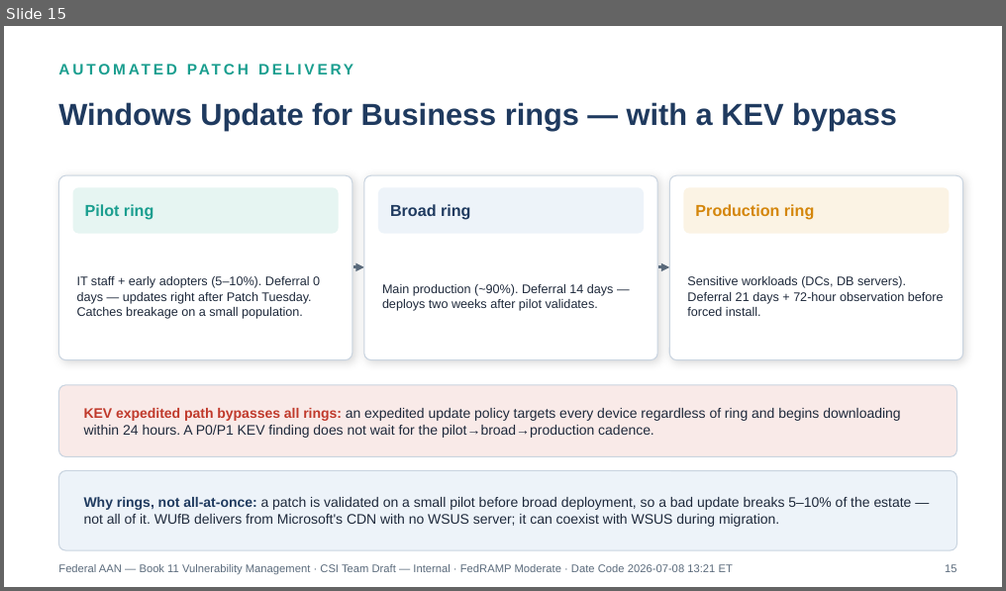
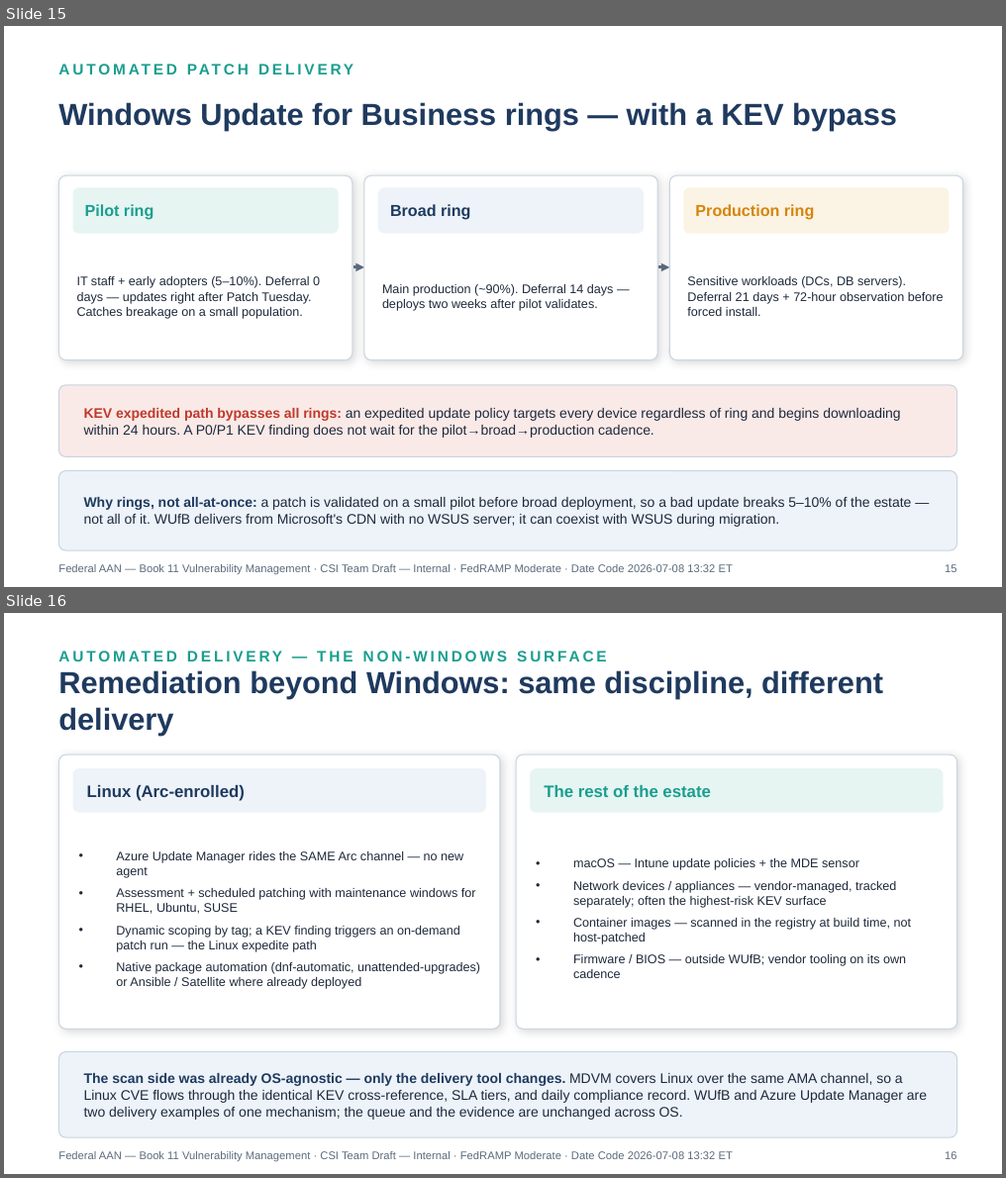
Before and after one commit to WhalerMike/uiao, a slide deck: inbox/Application Aware Networking/Book_11_FedAAN_Vulnerability_Management.pptx. Shown one above the other, each under a label of ours: slide 15 before the commit, slides 15 and 16 after it. The pictures are 1006x591 and 1006x1178 pixels, drawn with LibreOffice and Linux fonts; fonts in the diff are those of the drawing. Boxes give left, top, right and bottom in pixels: in the first picture for what was removed or moved away, otherwise in the second. Text is boxed around its words. In the diff, an @@ line names an element or a change of style, - is before the commit and + after.

```diff
--- a/inbox/Application Aware Networking/Book_11_FedAAN_Vulnerability_Management.pptx
+++ b/inbox/Application Aware Networking/Book_11_FedAAN_Vulnerability_Management.pptx
@@ slide 16 added at (4, 613, 1002, 1174), background #FFFFFF @@
@@ text added at (58, 641, 957, 670), 11 pt, text #1A9E8F, bold @@
+AUTOMATED DELIVERY — THE NON-WINDOWS SURFACE
@@ text added at (58, 670, 883, 736), 22 pt, text #1F3A5F, bold @@
+Remediation beyond Windows: same discipline, different delivery
@@ rounded rectangle added at (58, 755, 500, 1029), fill #FFFFFF, outline #C9D4E0 0.75 pt @@
@@ rounded rectangle added at (516, 755, 957, 1029), fill #FFFFFF, outline #C9D4E0 0.75 pt @@
@@ rounded rectangle added at (73, 768, 486, 813), fill #EDF3F9 @@
@@ text added at (87, 785, 245, 801), 12 pt, text #1F3A5F, bold @@
+Linux (Arc-enrolled)
@@ rounded rectangle added at (530, 768, 944, 813), fill #E6F5F2 @@
@@ text added at (544, 785, 710, 797), 12 pt, text #1A9E8F, bold @@
+The rest of the estate
@@ text added at (116, 852, 480, 989), 9 pt, text #1E293B @@
+• Azure Update Manager rides the SAME Arc channel — no new agent
+• Assessment + scheduled patching with maintenance windows for RHEL, Ubuntu, SUSE
+• Dynamic scoping by tag; a KEV finding triggers an on-demand patch run — the Linux expedite path
+• Native package automation (dnf-automatic, unattended-upgrades) or Ansible / Satellite where already deployed
@@ text added at (573, 859, 912, 978), 9 pt, text #1E293B @@
+• macOS — Intune update policies + the MDE sensor
+• Network devices / appliances — vendor-managed, tracked separately; often the highest-risk KEV surface
+• Container images — scanned in the registry at build time, not host-patched
+• Firmware / BIOS — outside WUfB; vendor tooling on its own cadence
@@ rounded rectangle added at (58, 1053, 957, 1138), fill #EDF3F9, outline #C9D4E0 0.75 pt @@
@@ text added at (84, 1073, 927, 1120), 10 pt, text #1E293B @@
+The scan side was already OS-agnostic — only the delivery tool changes. MDVM covers Linux over the same AMA channel, so a Linux CVE flows through the identical KEV cross-reference, SLA tiers, and daily compliance record. WUfB and Azure Update Manager are two delivery examples of one mechanism; the queue and the evidence are unchanged across OS.
@@ text added at (58, 1152, 733, 1162), 8 pt, text #5B6B7C @@
+Federal AAN — Book 11 Vulnerability Management · CSI Team Draft — Internal · FedRAMP Moderate · Date Code 2026-07-08 13:32 ET
@@ text added at (944, 1152, 956, 1159), 8 pt, text #5B6B7C @@
+16
@@ slide 15 changed as well @@
@@ text at (58, 565, 733, 575): text changed @@
-Federal AAN — Book 11 Vulnerability Management · CSI Team Draft — Internal · FedRAMP Moderate · Date Code 2026-07-08 13:21 ET
+Federal AAN — Book 11 Vulnerability Management · CSI Team Draft — Internal · FedRAMP Moderate · Date Code 2026-07-08 13:32 ET
```
Also in this commit, not shown: 21 other slides changed, 2 other slides added, 7 other files.
